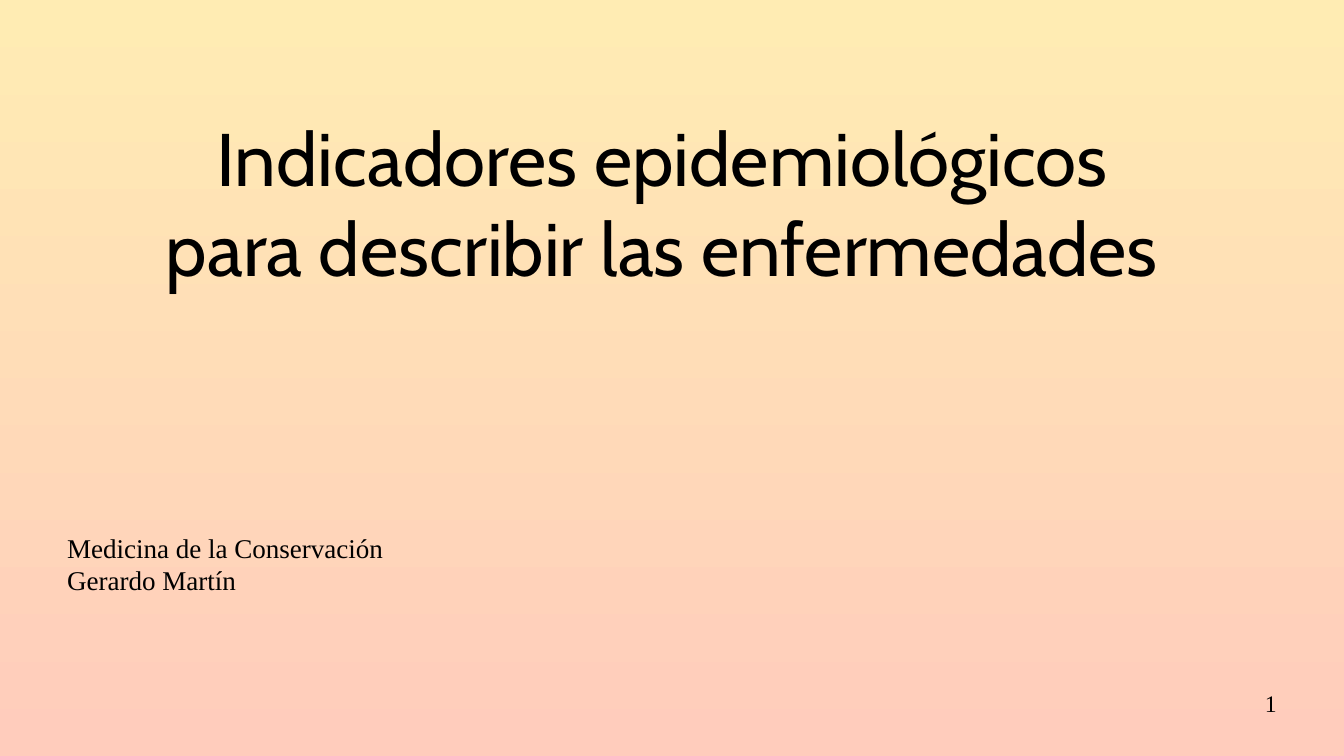
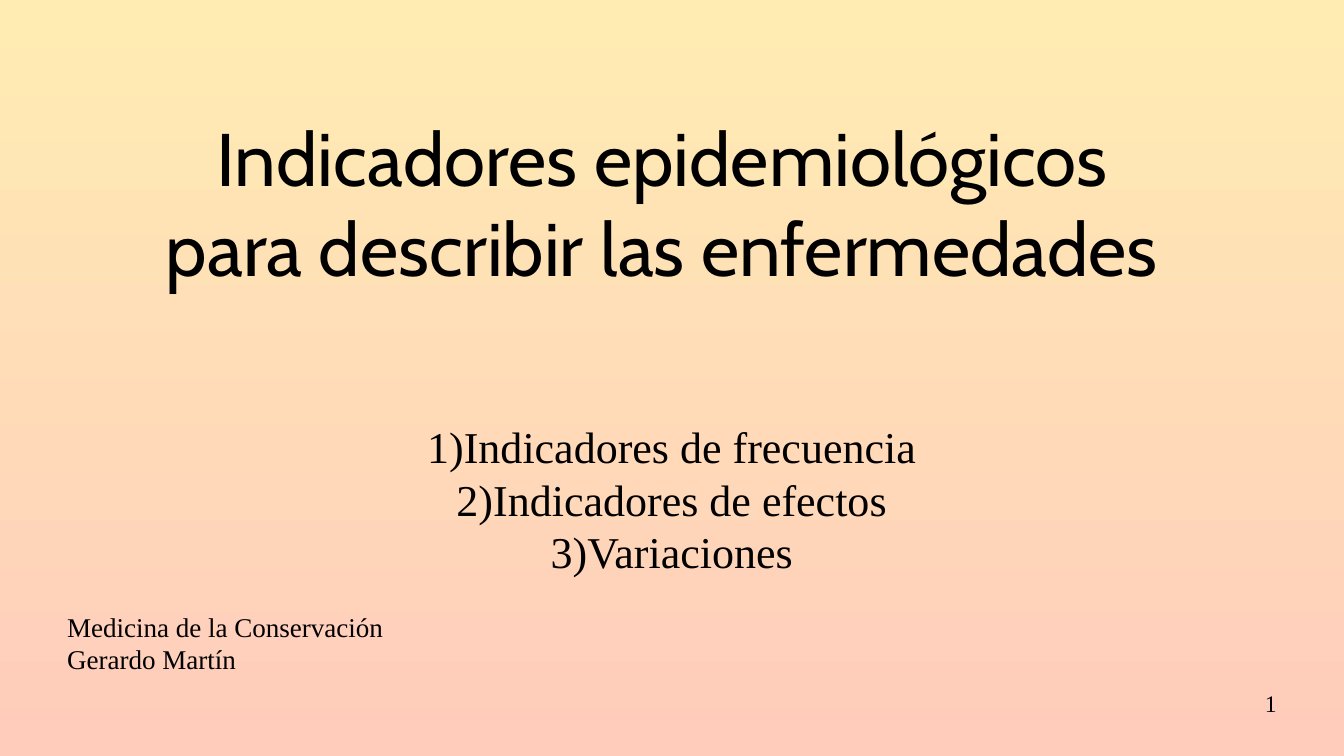
Before and after one commit to gerardommc/Medicina-Cons, a slide deck: slide 1 of Epidemiologia-basica.odp. Drawn at 1344x756 pixels with LibreOffice and Linux fonts; fonts in the diff are those of the drawing. Boxes give left, top, right and bottom in pixels: in the first picture for what was removed or moved away, otherwise in the second. Text is boxed around its words. In the diff, an @@ line names an element or a change of style, - is before the commit and + after.

```diff
--- a/Epidemiologia-basica.odp
+++ b/Epidemiologia-basica.odp
@@ subtitle at [427, 432, 916, 577]: paragraphs added @@
+1) Indicadores de frecuencia
+2) Indicadores de efectos
+3) Variaciones
```
Also in this commit, not shown: 3 other slides changed, 9 slides added, 1 slide removed, 7 other files.
